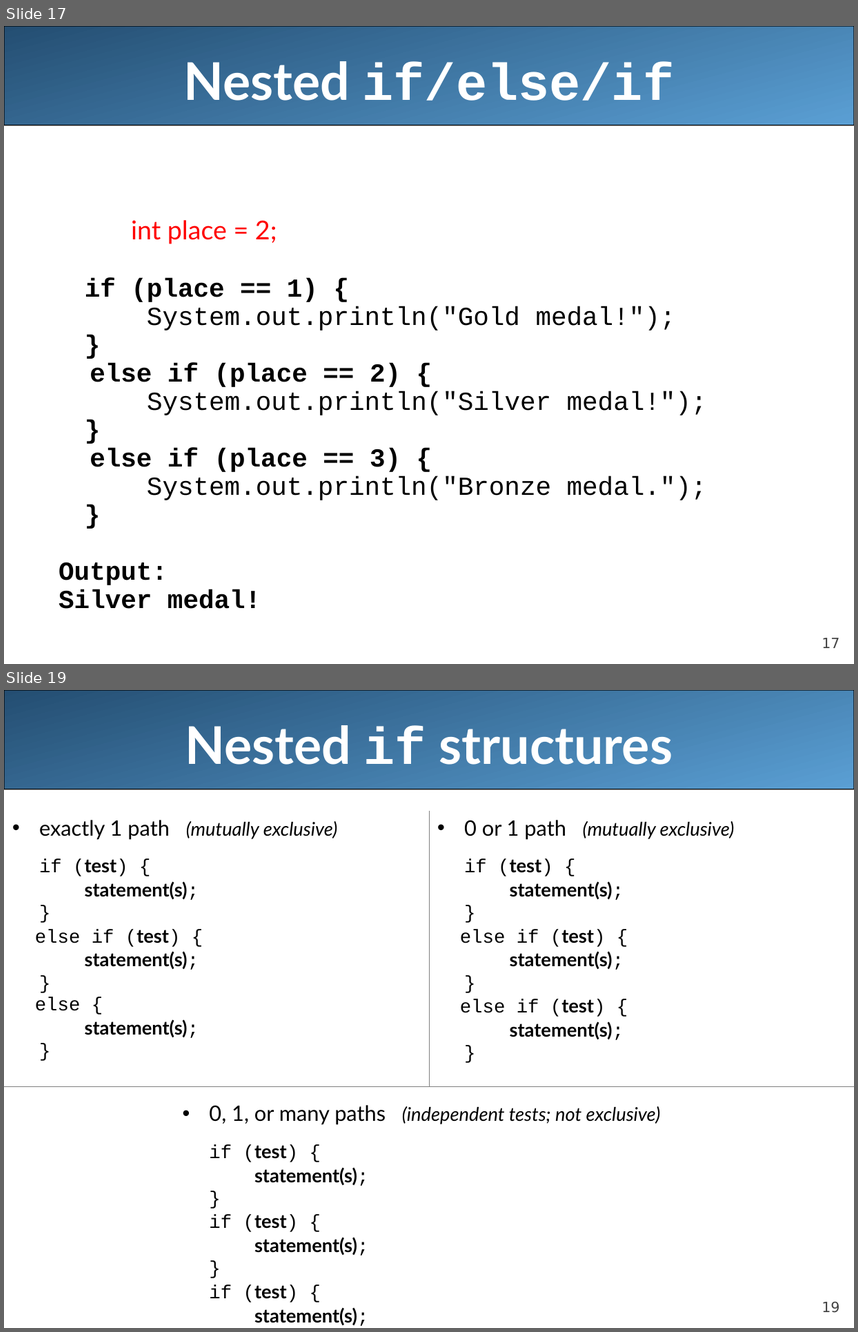
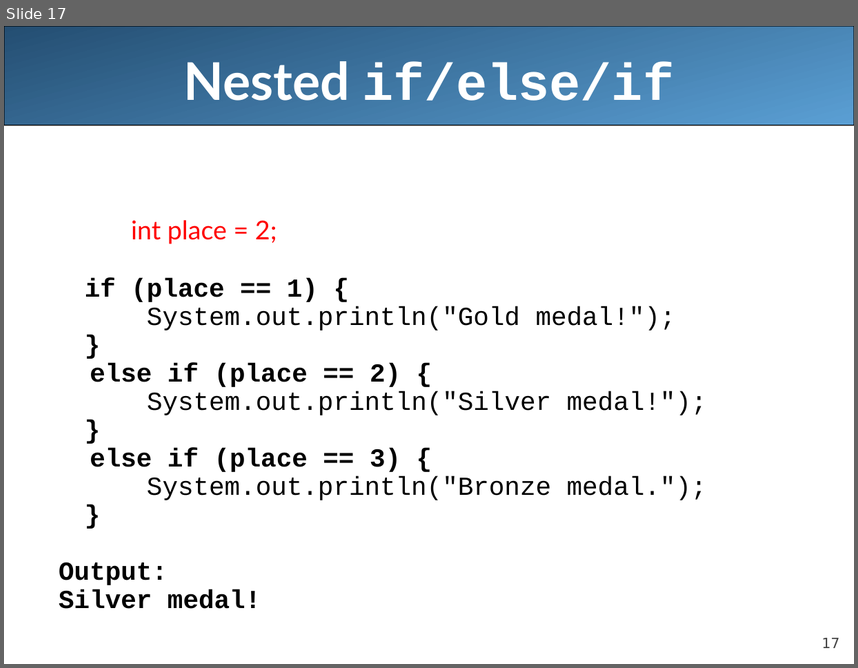
Before and after one commit to pinglee0/unit3, a slide deck: lecture8.ppt. Shown one above the other, each under a label of ours: slides 17 and 19 before the commit, slide 17 after it; the slides between them are not shown. The pictures are 858x1332 and 858x668 pixels, drawn with LibreOffice and Linux fonts; fonts in the diff are those of the drawing. Boxes give left, top, right and bottom in pixels: in the first picture for what was removed or moved away, otherwise in the second. Text is boxed around its words. In the diff, an @@ line names an element or a change of style, - is before the commit and + after.

```diff
--- a/lecture8.ppt
+++ b/lecture8.ppt
@@ slide 19 removed at (4, 690, 854, 1328), background #FFFFFF; not listed: 2 template elements that a slide beside it also shows @@
@@ title removed at (185, 725, 673, 765) @@
-Nested if structures
@@ table removed at (4, 811, 854, 1328), 2 rows, 2 columns @@
-exactly 1 path (mutually exclusive) / if (test) { / statement(s); / } / else if (test) { / statement(s); / } / else { / statement(s); / } | 0 or 1 path (mutually exclusive) / if (test) { / statement(s); / } / else if (test) { / statement(s); / } / else if (test) { / statement(s); / }
-0, 1, or many paths (independent tests; not exclusive) / if (test) { / statement(s); / } / if (test) { / statement(s); / } / if (test) { / statement(s); / } | 
```
Also in this commit, not shown: 9 slides changed, 3 other slides removed, 10 other files.
